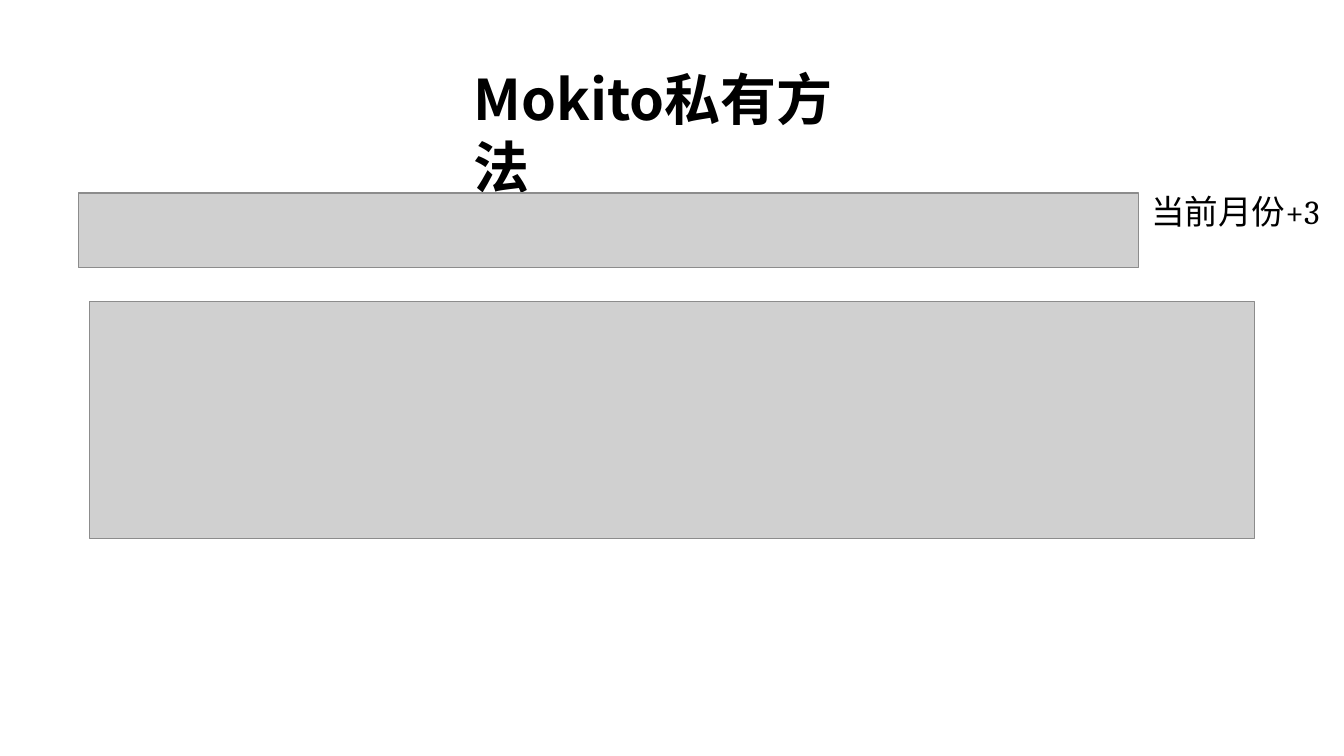
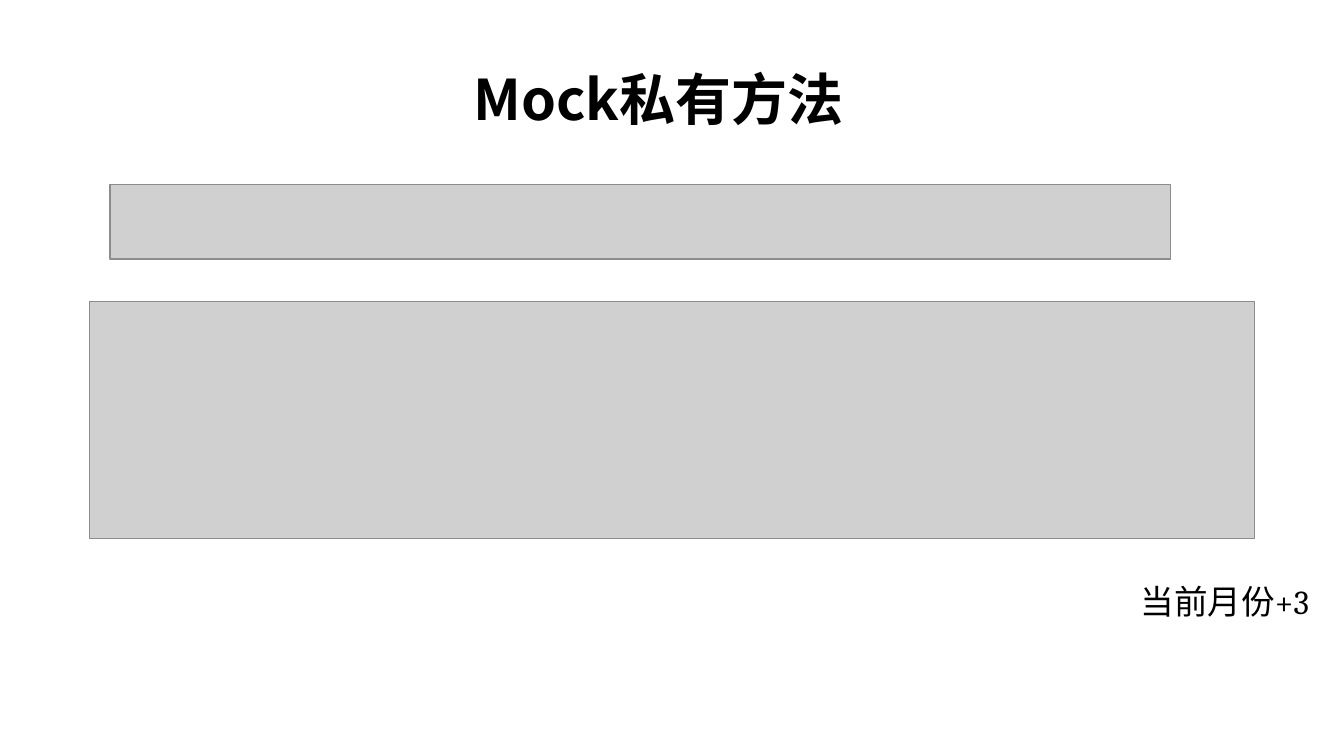
Before and after one commit to stulife/mockito-demo, a slide deck: slide 19 of mockito入门.pptx. Drawn at 1344x756 pixels with LibreOffice and Linux fonts; fonts in the diff are those of the drawing; grey boxes stand for pictures. Boxes give left, top, right and bottom in pixels: in the first picture for what was removed or moved away, otherwise in the second. Text is boxed around its words. In the diff, an @@ line names an element or a change of style, - is before the commit and + after.

```diff
--- a/mockito入门.pptx
+++ b/mockito入门.pptx
@@ text at (473, 72, 843, 125): text changed @@
-  Mokito私有方法
+  Mock私有方法
@@ picture: place and size @@
-picture at (78, 194, 1138, 269)
+picture at (110, 184, 1171, 259)
@@ text "当前月份+3": place and size @@
-text "当前月份+3" at (1151, 195, 1319, 227)
+text "当前月份+3" at (1141, 585, 1309, 617)
```
Also in this commit, not shown: 11 other slides changed, 5 slides added, 2 slides removed, 4 other files.
